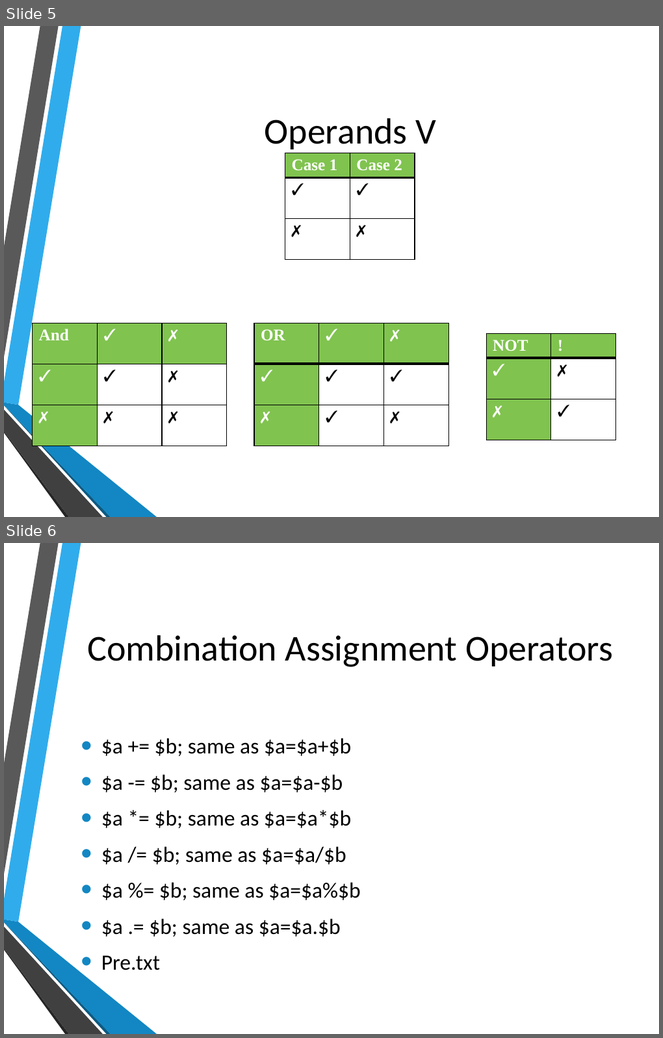
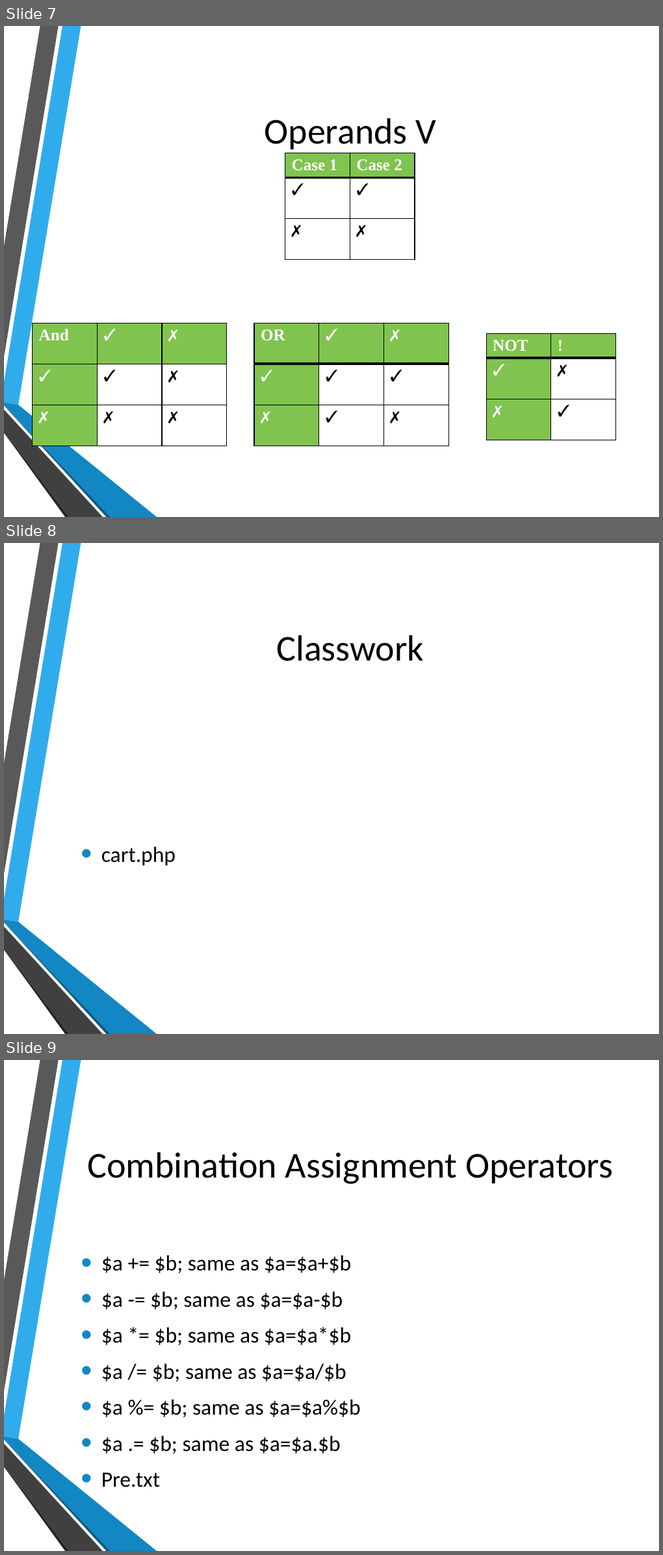
Before and after one commit to hatted/fevaworks-php, a slide deck: php-fw2/lesson2.pptx. Shown one above the other, each under a label of ours: slides 5 and 6 before the commit, slides 7, 8 and 9 after it. The pictures are 663x1038 and 663x1555 pixels, drawn with LibreOffice and Linux fonts; fonts in the diff are those of the drawing; background and template pictures are left out. Boxes give left, top, right and bottom in pixels: in the first picture for what was removed or moved away, otherwise in the second. Text is boxed around its words. In the diff, an @@ line names an element or a change of style, - is before the commit and + after.

```diff
--- a/php-fw2/lesson2.pptx
+++ b/php-fw2/lesson2.pptx
@@ slide 8 added at bbox=[4, 543, 659, 1034], background picture (left out); not listed: 6 template elements that a slide beside it also shows @@
@@ title added at bbox=[276, 635, 424, 661], 40 pt, text #000000 @@
+Classwork
@@ text added at bbox=[102, 847, 176, 866], 24 pt, text #000000 @@
+• cart.php
@@ what was slide 5 is now slide 7 @@
@@ what was slide 6 is now slide 9 @@
```
Also in this commit, not shown: 2 slides changed, 2 other slides added, 1 other file.
